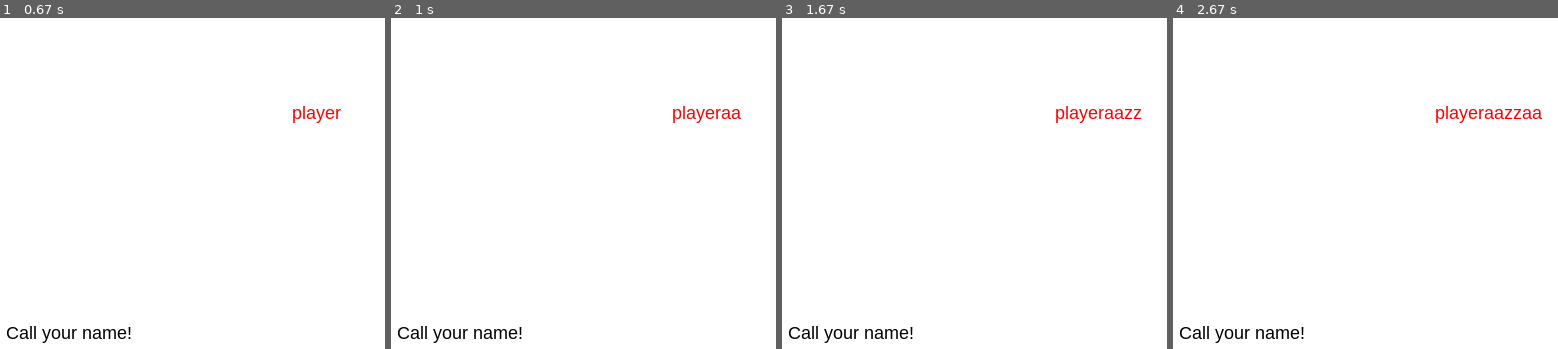
Above: before the commit, frames 1-4 (left to right).
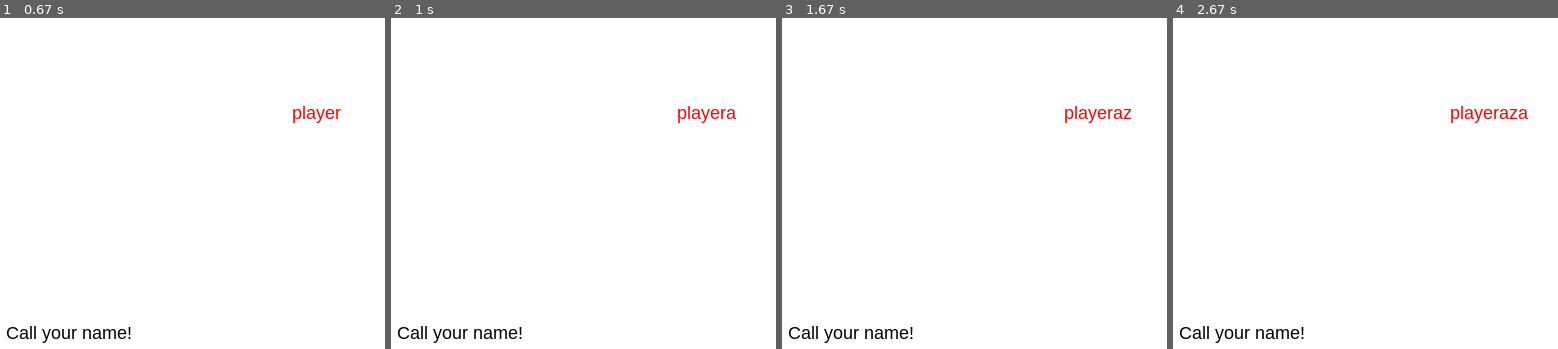
Above: after the commit, the same moments.

Repository: Triton3D/CardStone
Game: pygame game, started from cardstone.py
Two runs of this game, one before a commit and one after it. Both use one fixed random seed, a clock stepped at 60 frames per second and the inputs below.
Inputs:
- Up to frame 1 (0.67 s): tap Enter at 0.33 s
- Up to frame 2 (1 s): tap A at 0.67 s
- Up to frame 3 (1.67 s): tap Z at 1.07 s
- Up to frame 4 (2.67 s): tap A at 2.47 s

Frame 1 is identical in both runs. In frame 2, 0.4% of the frame differs, in the area x 73-91%, y 26-32%; in frame 3, 0.5%; in frame 4, 0.6%, in the area x 68-96%, y 26-32%.

Commit message:
add the class Card

Diff:
--- a/cardstone.py
+++ b/cardstone.py
@@ -48,7 +48,7 @@
 	MENU_ITEMS_RECT = []
 	FPSCLOCK = pygame.time.Clock()
 	EVENT='None'
-	FPS = 20
+	FPS = 10
 	GAME_STATE = 'firstrun'
 	PLAYER = 'player'
 	MENU_MESSAGE = 'Welcome!'
Not shown, changed: .cardstone.py.swp
Not shown, changed: .cardstone.py.un~
Not shown, removed: .test.py.swp
Not shown, changed: cardstone.py~
